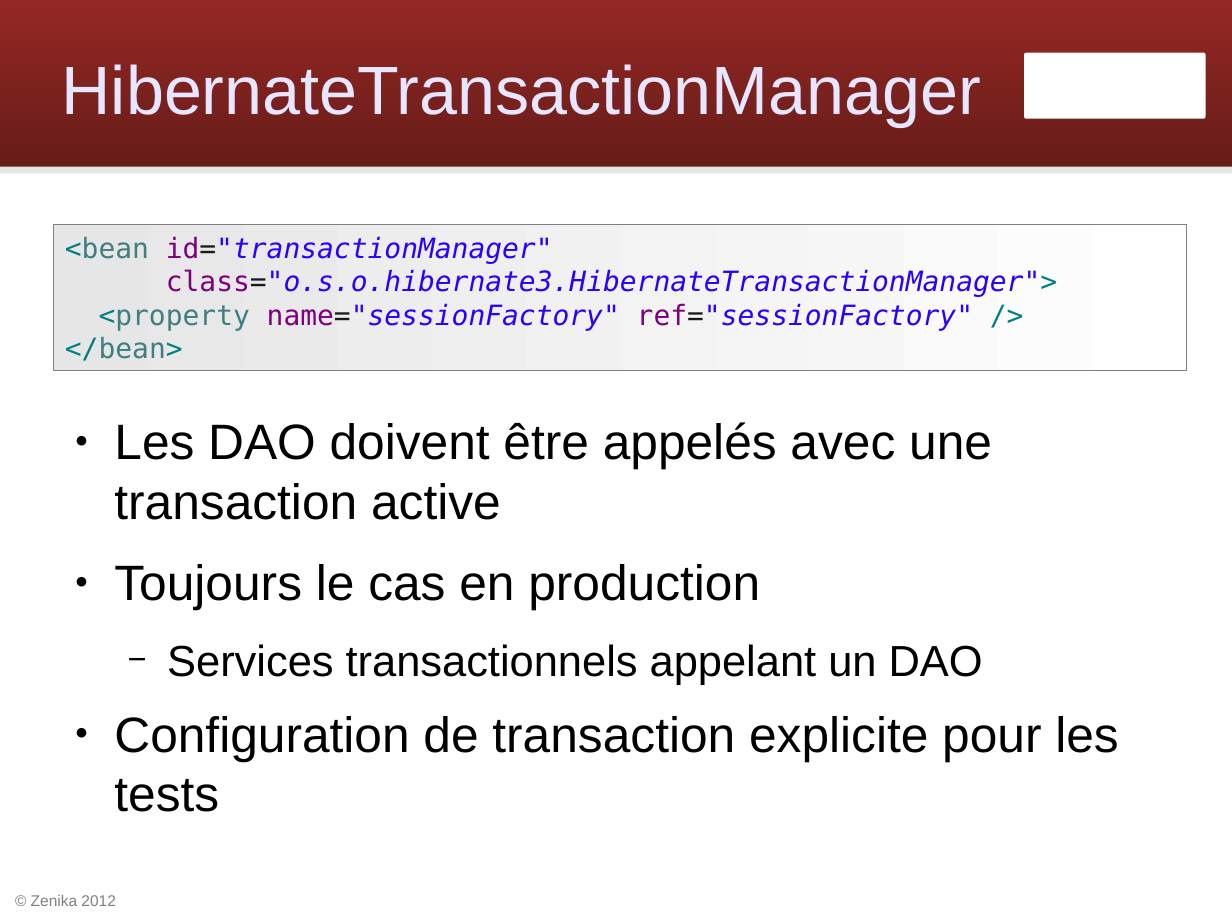
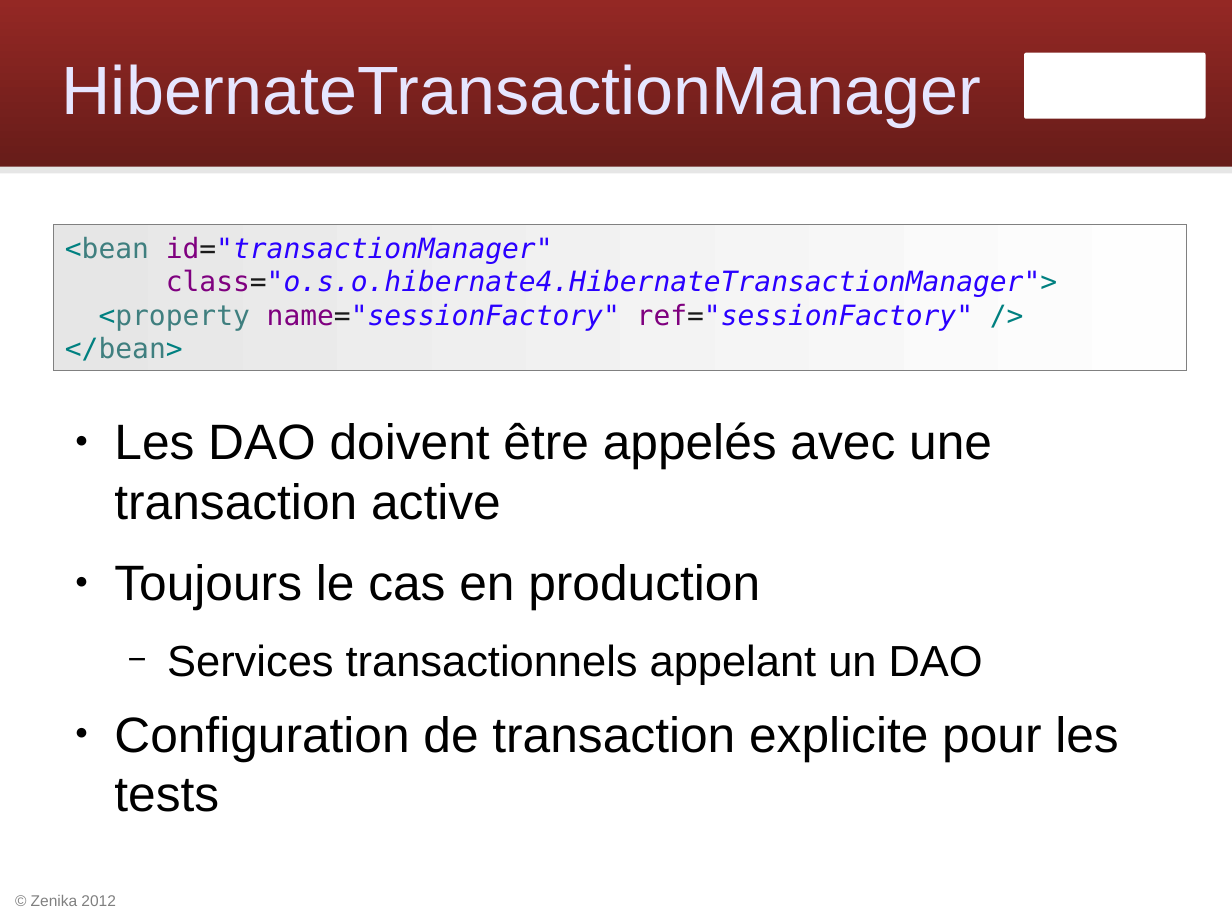
Before and after one commit to Zenika/workshop-spring-core, a slide deck: slide 64 of spring-workshop.odp. Drawn at 1232x924 pixels with LibreOffice and Linux fonts; fonts in the diff are those of the drawing; background and template pictures are left out. Boxes give left, top, right and bottom in pixels: in the first picture for what was removed or moved away, otherwise in the second. Text is boxed around its words. In the diff, an @@ line names an element or a change of style, - is before the commit and + after.

Commit message:
Utiliser Hibernate 4

```diff
--- a/spring-workshop.odp
+++ b/spring-workshop.odp
@@ text in rectangle at [166,269,1057,297]: text changed @@
-class="o.s.o.hibernate3.HibernateTransactionManager">
+class="o.s.o.hibernate4.HibernateTransactionManager">
```
Also in this commit, not shown: 3 other slides changed, 7 other files.
